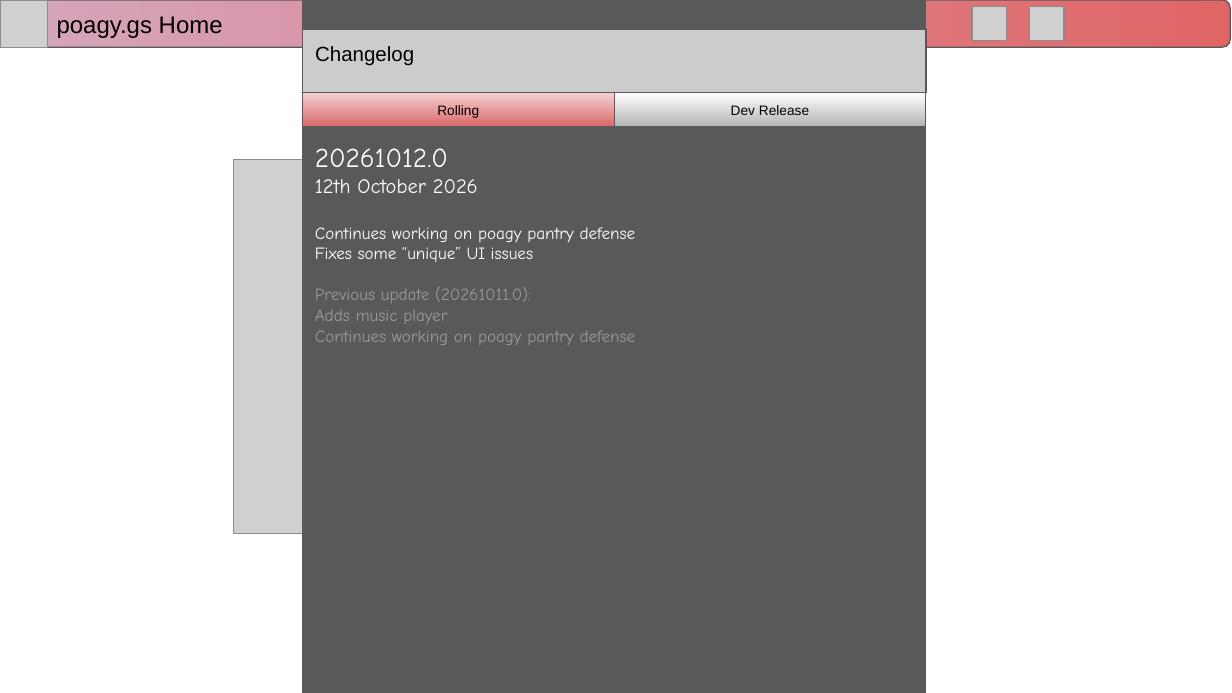
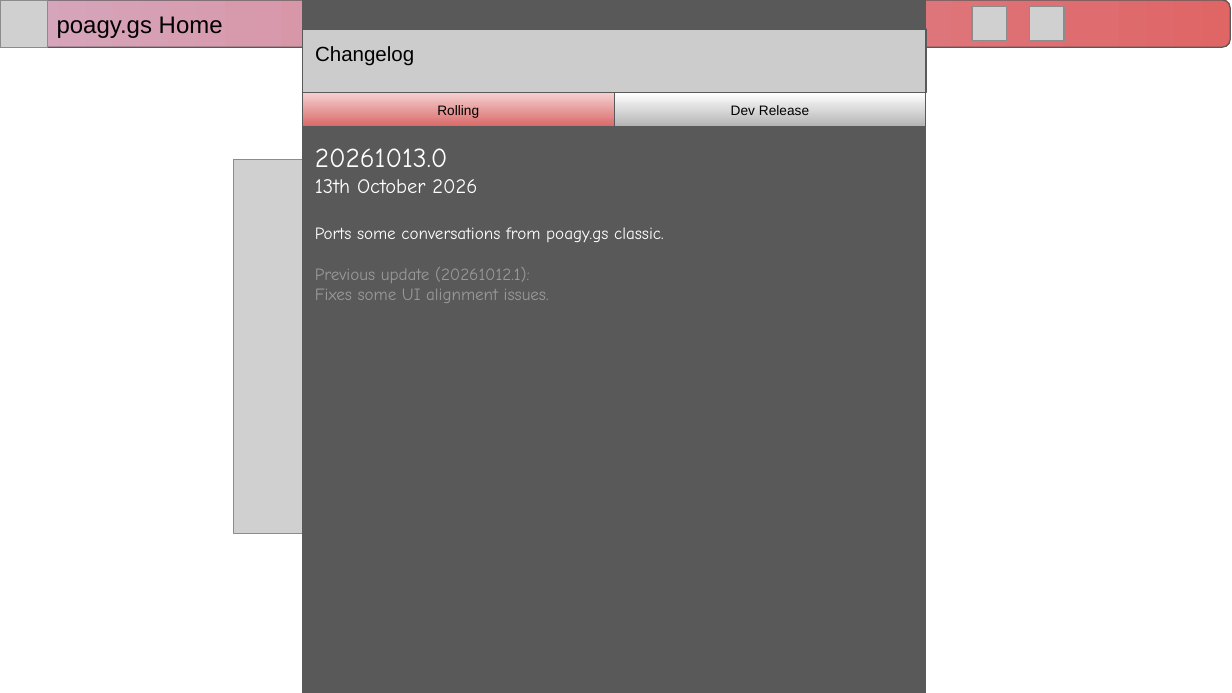
Before and after one commit to RitPigDev/poagy.gs-plus, a slide deck: slide 7 of poagy.gs+.pptx. Drawn at 1232x693 pixels with LibreOffice and Linux fonts; fonts in the diff are those of the drawing; grey boxes stand for pictures; background and template pictures are left out. Boxes give left, top, right and bottom in pixels: in the first picture for what was removed or moved away, otherwise in the second. Text is boxed around its words. In the diff, an @@ line names an element or a change of style, - is before the commit and + after.

```diff
--- a/poagy.gs+.pptx
+++ b/poagy.gs+.pptx
@@ text in rectangle at [315,148,664,303]: text changed @@
-20261012.0
-12th October 2026
-Continues working on poagy pantry defense
-Fixes some “unique” UI issues
-Previous update (20261011.0):
-Adds music player
-Continues working on poagy pantry defense
+20261013.0
+13th October 2026
+Ports some conversations from poagy.gs classic.
+Previous update (20261012.1):
+Fixes some UI alignment issues.
```
Also in this commit, not shown: 6 other slides changed, 18 slides added.
